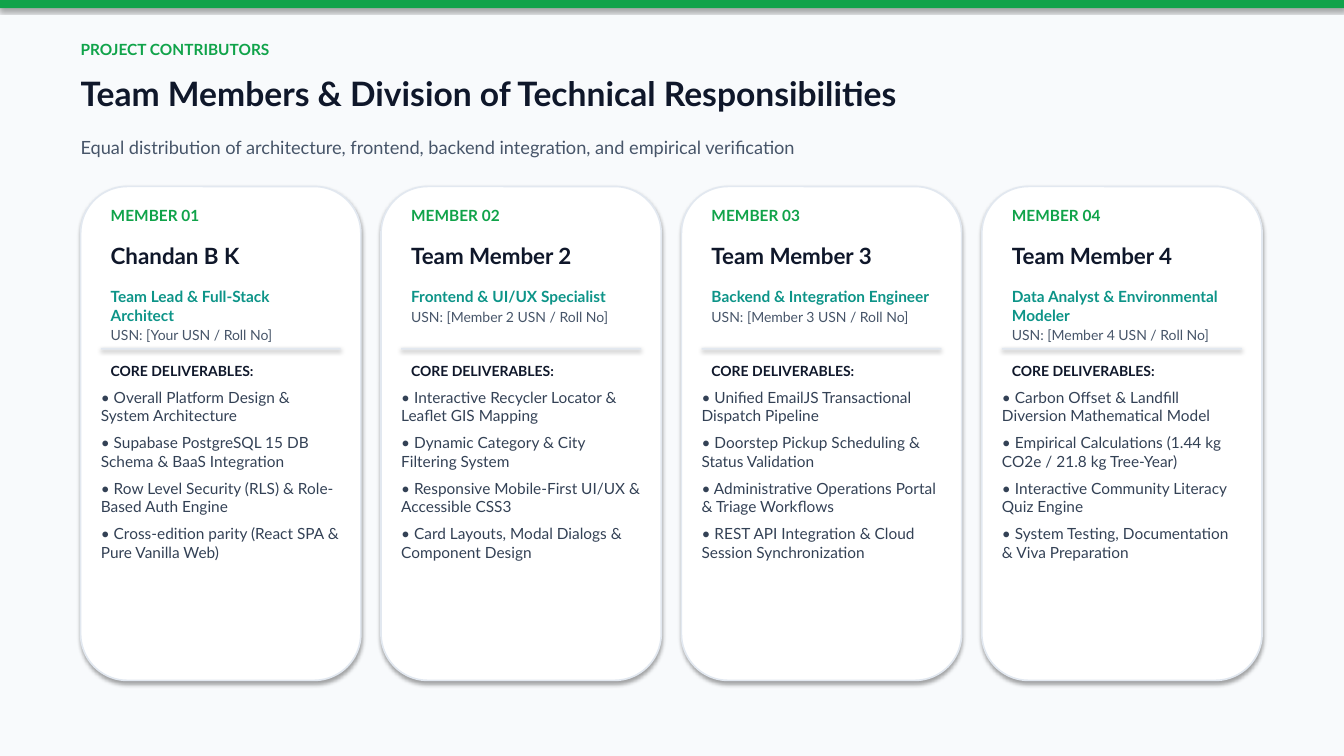
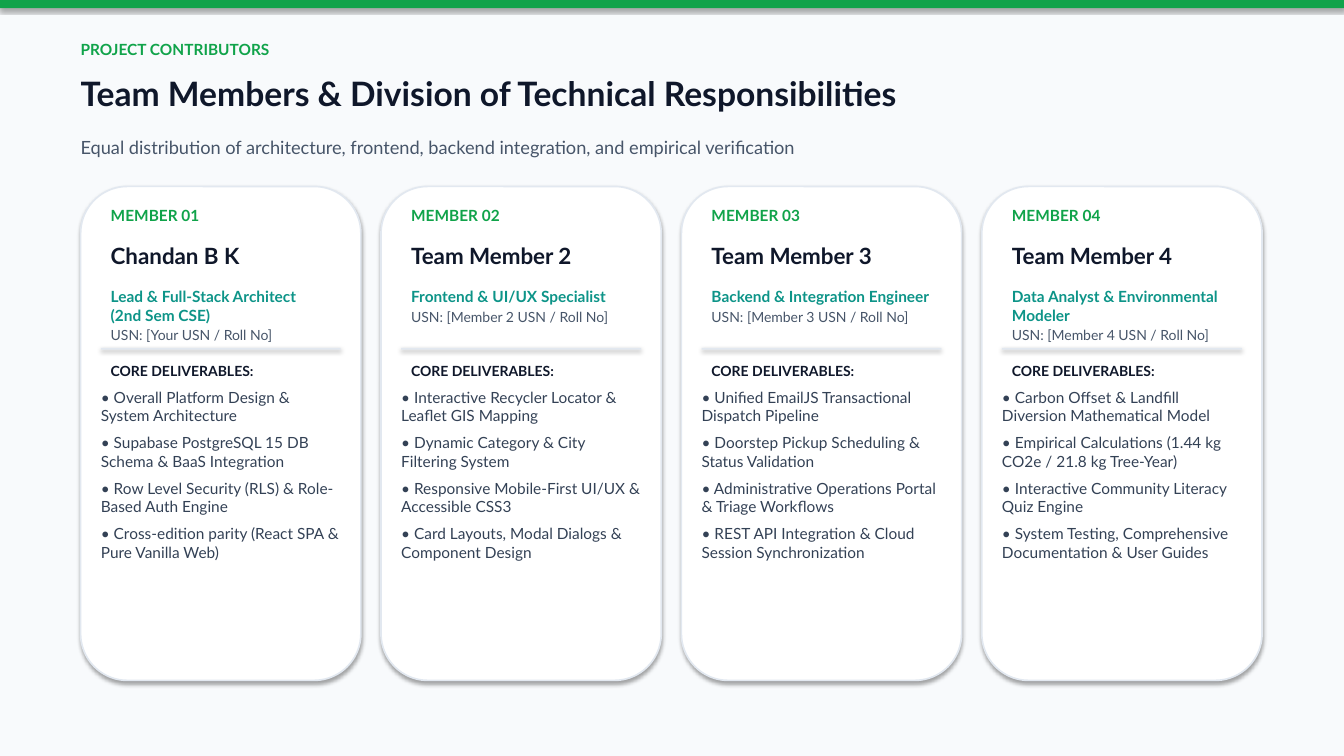
Before and after one commit to chandan-bk/ecocycle-vanilla, a slide deck: slide 2 of EcoCycle_Project_Presentation.pptx. Drawn at 1344x756 pixels with LibreOffice and Linux fonts; fonts in the diff are those of the drawing. Boxes give left, top, right and bottom in pixels: in the first picture for what was removed or moved away, otherwise in the second. Text is boxed around its words. In the diff, an @@ line names an element or a change of style, - is before the commit and + after.

Commit message:
docs: remove viva references, update author to Chandan B K (2nd Sem CSE), and refresh presentation

```diff
--- a/EcoCycle_Project_Presentation.pptx
+++ b/EcoCycle_Project_Presentation.pptx
@@ text at [111, 290, 296, 324]: text changed @@
-Team Lead & Full-Stack Architect
+Lead & Full-Stack Architect (2nd Sem CSE)
@@ text at [1002, 527, 1228, 558]: text changed @@
-• System Testing, Documentation & Viva Preparation
+• System Testing, Comprehensive Documentation & User Guides
```
Also in this commit, not shown: 2 other slides changed, 3 other files.
